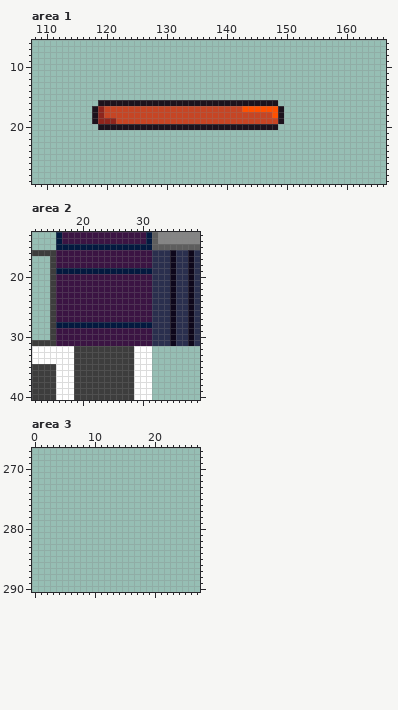
Pixel-art file -- assets/spritesheet.aseprite. Above, as it was before the edit.
320x320 pixels, 1 frame. Colours within 5 levels of each other are drawn and written as one. Shown: area 1: x 108..166, y 6..29; area 2: x 12..39, y 13..40; area 3: x 0..27, y 267..290.
And afterwards:
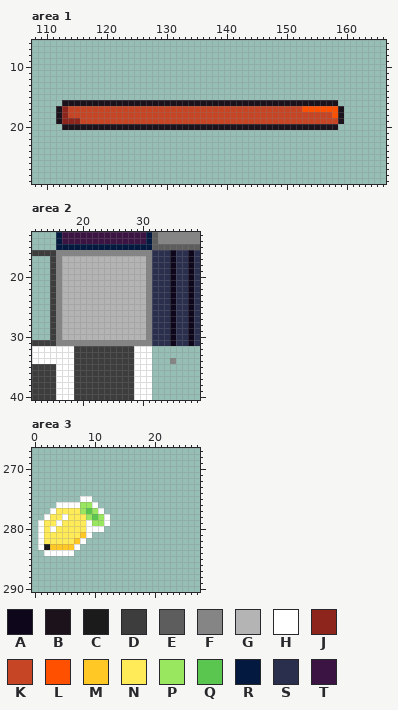
Palette (. is transparent): A #0e071b  B #1c121c  C #1b1b1b  D #3d3d3d  E #5d5d5d  F #858585  G #b4b4b4  H #ffffff  J #8e251d  K #c64524  L #ff5000  M #ffc825  N #ffeb57  P #99e65f  Q #5ac54f  R #03193f  S #2a2f4e  T #3b1443
Edits made:
{"where": "area 1"}
{"y":16,"x":113,"old":"......","new":"BBBBBB"}
{"y":16,"x":149,"old":"..........","new":"BBBBBBBBBB"}
{"y":17,"x":112,"old":"......BJ","new":"BJKKKKKK"}
{"y":17,"x":143,"old":"LLLLLLB..........","new":"KKKKKKKKKKLLLLLLB"}
{"y":18,"x":112,"old":"......BJ","new":"BJKKKKKK"}
{"y":18,"x":148,"old":"LB..........","new":"KKKKKKKKKKLB"}
{"y":19,"x":112,"old":"......BJJJ","new":"BJJJKKKKKK"}
{"y":19,"x":149,"old":"B..........","new":"KKKKKKKKKKB"}
{"y":20,"x":113,"old":"......","new":"BBBBBB"}
{"y":20,"x":149,"old":"..........","new":"BBBBBBBBBB"}
{"where": "area 2"}
{"y":16,"x":16,"old":"TTTTTTTTTTTTTTTT","new":"FFFFFFFFFFFFFFFF"}
{"y":17,"x":16,"old":"TTTTTTTTTTTTTTTT","new":"FGGGGGGGGGGGGGGF"}
{"y":18,"x":16,"old":"TTTTTTTTTTTTTTTT","new":"FGGGGGGGGGGGGGGF"}
{"y":19,"x":16,"old":"RRRRRRRRRRRRRRRR","new":"FGGGGGGGGGGGGGGF"}
{"y":20,"x":16,"old":"TTTTTTTTTTTTTTTT","new":"FGGGGGGGGGGGGGGF"}
{"y":21,"x":16,"old":"TTTTTTTTTTTTTTTT","new":"FGGGGGGGGGGGGGGF"}
{"y":22,"x":16,"old":"TTTTTTTTTTTTTTTT","new":"FGGGGGGGGGGGGGGF"}
{"y":23,"x":16,"old":"TTTTTTTTTTTTTTTT","new":"FGGGGGGGGGGGGGGF"}
{"y":24,"x":16,"old":"TTTTTTTTTTTTTTTT","new":"FGGGGGGGGGGGGGGF"}
{"y":25,"x":16,"old":"TTTTTTTTTTTTTTTT","new":"FGGGGGGGGGGGGGGF"}
{"y":26,"x":16,"old":"TTTTTTTTTTTTTTTT","new":"FGGGGGGGGGGGGGGF"}
{"y":27,"x":16,"old":"TTTTTTTTTTTTTTTT","new":"FGGGGGGGGGGGGGGF"}
{"y":28,"x":16,"old":"RRRRRRRRRRRRRRRR","new":"FGGGGGGGGGGGGGGF"}
{"y":29,"x":16,"old":"TTTTTTTTTTTTTTTT","new":"FGGGGGGGGGGGGGGF"}
{"y":30,"x":16,"old":"TTTTTTTTTTTTTTTT","new":"FGGGGGGGGGGGGGGF"}
{"y":31,"x":16,"old":"TTTTTTTTTTTTTTTT","new":"FFFFFFFFFFFFFFFF"}
{"y":34,"x":35,"old":".","new":"F"}
{"where": "area 3"}
{"y":275,"x":8,"old":"..","new":"HH"}
{"y":276,"x":4,"old":".......","new":"HHHHPPH"}
{"y":277,"x":3,"old":".........","new":"HNNNNPQPH"}
{"y":278,"x":2,"old":"...........","new":"HNNHNNNPQPH"}
{"y":279,"x":1,"old":"............","new":"HNNHNNNNHPPH"}
{"y":280,"x":1,"old":"...........","new":"HNHNNNNNHHH"}
{"y":281,"x":1,"old":".........","new":"HNNNNNNMH"}
{"y":282,"x":1,"old":"........","new":"HNNNNNMH"}
{"y":283,"x":1,"old":".......","new":"HCMMMMH"}
{"y":284,"x":2,"old":".....","new":"HHHHH"}
